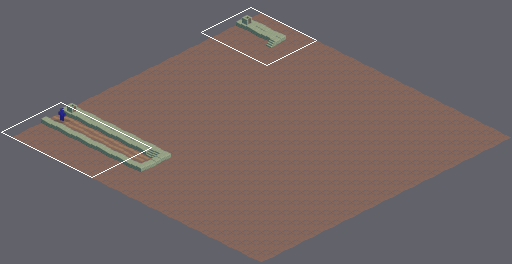
One commit to this Tiled map: android/assets/Test1.tmx. Above: a wide view before the commit, with the close-up outlined.
Close-up. As it was:
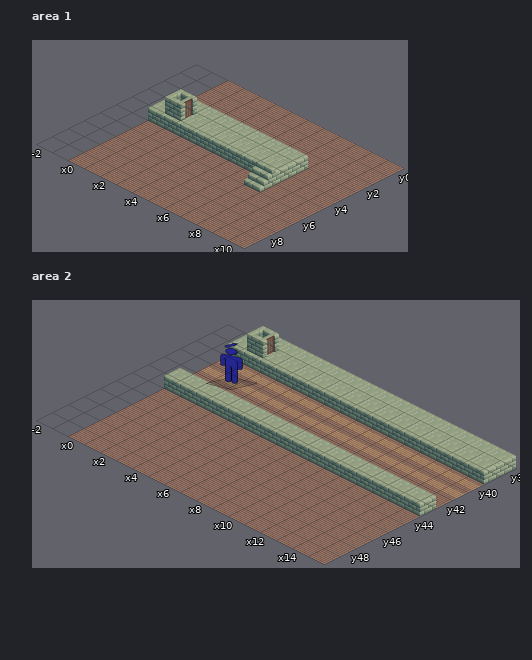
Cells are 64x32 px. Isometric: x runs down to the right, y down to the left. Shown: area 1 x -2..10, y 0..9; area 2 x -2..15, y 38..49. The commit also changed other parts of the map, which this record leaves out.
And afterwards:
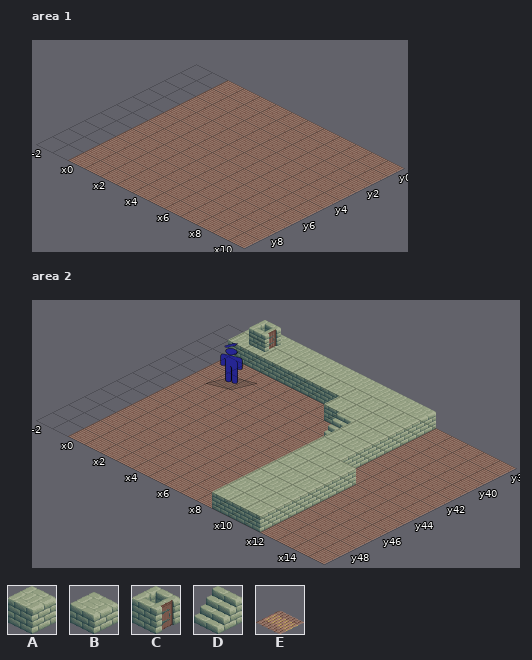
Key: from "iso-64x64-building": A 0, B 10, C 38, D 54, E 64.
_ is an empty cell.
Objects are placed by the point they stand on, in cells (3,4 is the top-left corner of cell 3,4); size is 1x1 cell unless given.
Tiles replaced or removed in this view: B, D, E.
The edit:
Changed rows in their new state; . is an unchanged cell.
Layer "Tile Layer 3", area 1:
first column x 0:
 3 ________
 4 ________
 5 ......._
Layer "Object Layer 1", area 1:
removed: C at 1.1,4 size 1x2
Layer "Tile Layer 2", area 2:
first column x 0:
38 AAAAAAAAAAA.....
39 AAAAAAAAAAA.....
40 _______AAAA_____
41 ________DAA_____
42 .........AA.....
43 .........AA.....
44 .........AAA....
45 .........AAA....
46 .........AAA....
47 .........AAA....
48 .........AAA....
49 .........AAA....
Layer "Tile Layer 3", area 2:
first column x 0:
38 ________________
39 ________________
first column x 0:
43 ________________
Layer "Object Layer 1", area 2:
added: C at 0.9,38.6 size 1x2
removed: C at 1.2,39 size 1x2
Pixel boxes of the changes (left, top, right, bottom) in both close-ups:
removed: (148, 89, 308, 192)
changed: (164, 320, 516, 532)
